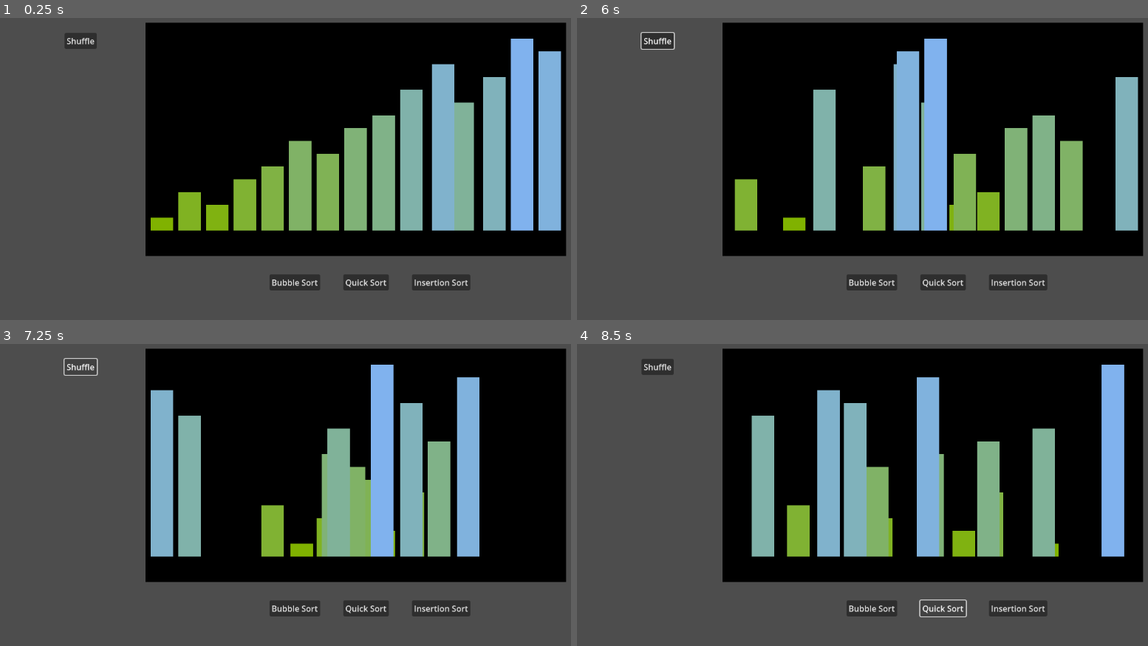
Above: before the commit, frames 1-4 (two rows, left to right).
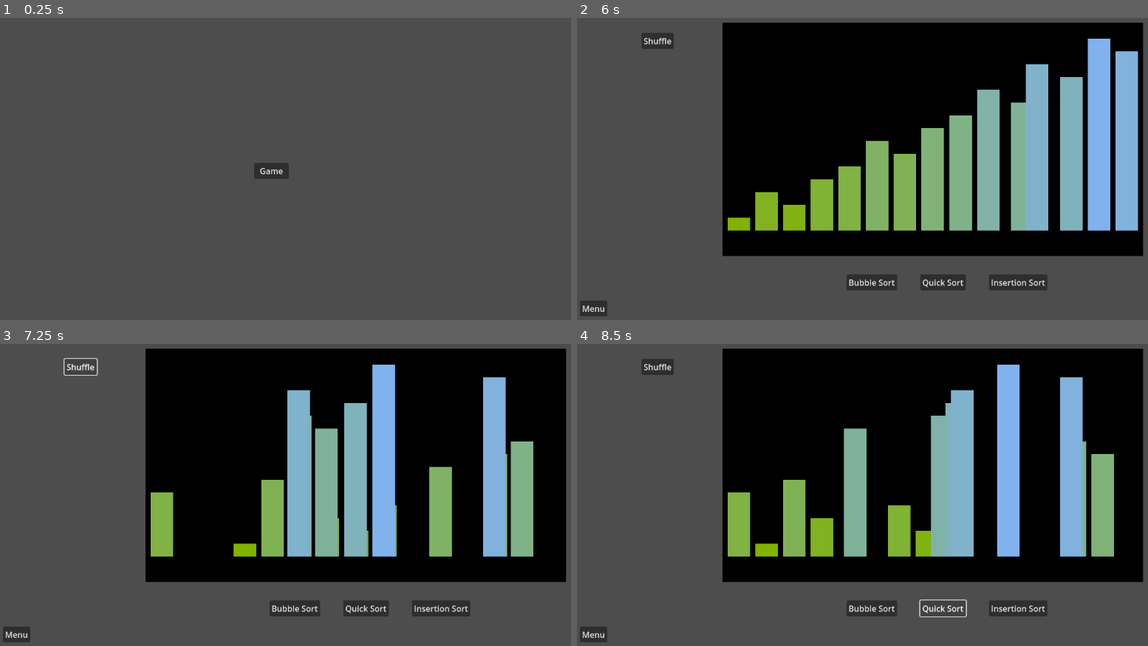
Above: after the commit, the same moments.

Repository: jematson/CS471ChappellChase
Game: Godot game, scene res://scenes/main_menu.tscn
The game is run twice, just before and just after one commit, with the same random seed, the same clock (stepped at 60 frames per second) and the same inputs. Before the commit the project starts from res://scenes/level.tscn.
Inputs (mouse positions are in pixels of both pictures, inside the frame that each line leads up to):
- Up to frame 1 (0.25 s): no input
- Up to frame 2 (6 s): click (851, 172) at 0.5 s, where only the run after the commit has a clickable "Game"; click (594, 307) at 1.25 s, where only the run after the commit has a clickable "Menu"; click (656, 42) at 2 s, where only the run before the commit has a clickable "Shuffle"; click (873, 283) at 2.75 s, where only the run before the commit has a clickable "Bubble Sort"; click (942, 283) at 3.5 s, where only the run before the commit has a clickable "Quick Sort"; click (1016, 283) at 4.25 s, where only the run before the commit has a clickable "Insertion Sort"; click (656, 42) at 5 s, where only the run before the commit has a clickable "Shuffle"; click (851, 172) at 5.75 s, where only the run after the commit has a clickable "Game"
- Up to frame 3 (7.25 s): click "Shuffle" at 6.5 s
- Up to frame 4 (8.5 s): click "Bubble Sort" at 7.25 s; click "Quick Sort" at 8 s

The runs differ from the first frame. In frame 1, 59% of the frame differs, in the area x 11-100%, y 1-91%; in frame 2, 26%; in frame 3, 22%; in frame 4, 27%.

Commit message:
Add main entry screen before level and button to return to menu

Diff:
--- a/project.godot
+++ b/project.godot
@@ -11,7 +11,7 @@
 [application]
 
 config/name="ChappellChase"
-run/main_scene="uid://exm1vyysobw5"
+run/main_scene="uid://df2qqsnyycbb4"
 config/features=PackedStringArray("4.5", "Forward Plus")
 config/icon="res://icon.svg"
 
--- a/scenes/level.tscn
+++ b/scenes/level.tscn
@@ -10,3 +10,12 @@
 [node name="AlgorithmExecuter" parent="." instance=ExtResource("3_w8frs")]
 
 [node name="AlgorithmMenu" parent="." instance=ExtResource("1_2q6dc")]
+
+[node name="MenuButton" type="Button" parent="."]
+offset_left = 6.0
+offset_top = 610.0
+offset_right = 59.0
+offset_bottom = 641.0
+text = "Menu"
+
+[connection signal="pressed" from="MenuButton" to="." method="_on_menu_button_pressed"]
--- /dev/null
+++ b/scenes/main_menu.tscn
@@ -0,0 +1,22 @@
+[gd_scene load_steps=2 format=3 uid="uid://df2qqsnyycbb4"]
+
+[ext_resource type="Script" uid="uid://bofvk003c68ty" path="res://source/main_menu.gd" id="1_l6cm7"]
+
+[node name="MainMenu" type="Control"]
+layout_mode = 3
+anchors_preset = 15
+anchor_right = 1.0
+anchor_bottom = 1.0
+grow_horizontal = 2
+grow_vertical = 2
+script = ExtResource("1_l6cm7")
+
+[node name="GameButton" type="Button" parent="."]
+layout_mode = 0
+offset_left = 496.0
+offset_top = 341.0
+offset_right = 564.0
+offset_bottom = 372.0
+text = "Game"
+
+[connection signal="pressed" from="GameButton" to="." method="_on_game_button_pressed"]
--- a/source/level.gd
+++ b/source/level.gd
@@ -16,3 +16,7 @@
 
 	button.button_options(algorithm_options)
 	executor.initialize_stairs(num_stairs, stair_start)
+
+
+func _on_menu_button_pressed() -> void:
+	get_tree().change_scene_to_file("res://scenes/main_menu.tscn")
--- /dev/null
+++ b/source/main_menu.gd
@@ -0,0 +1,6 @@
+extends Control
+
+
+
+func _on_game_button_pressed() -> void:
+	get_tree().change_scene_to_file("res://scenes/level.tscn")
